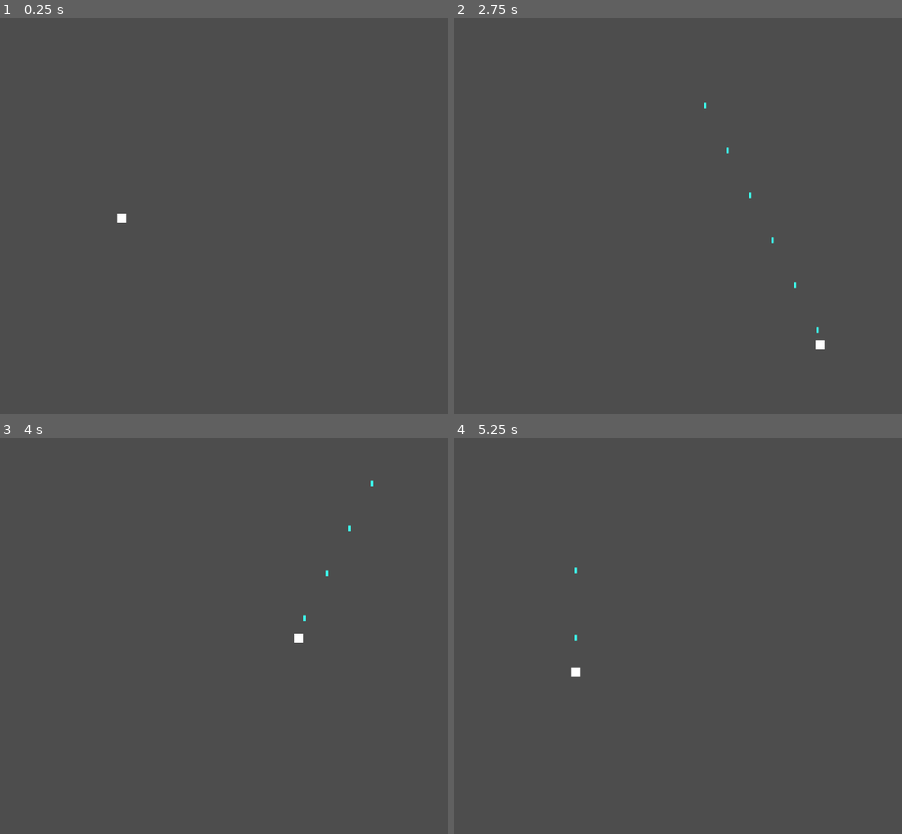
Above: before the commit, frames 1-4 (two rows, left to right).
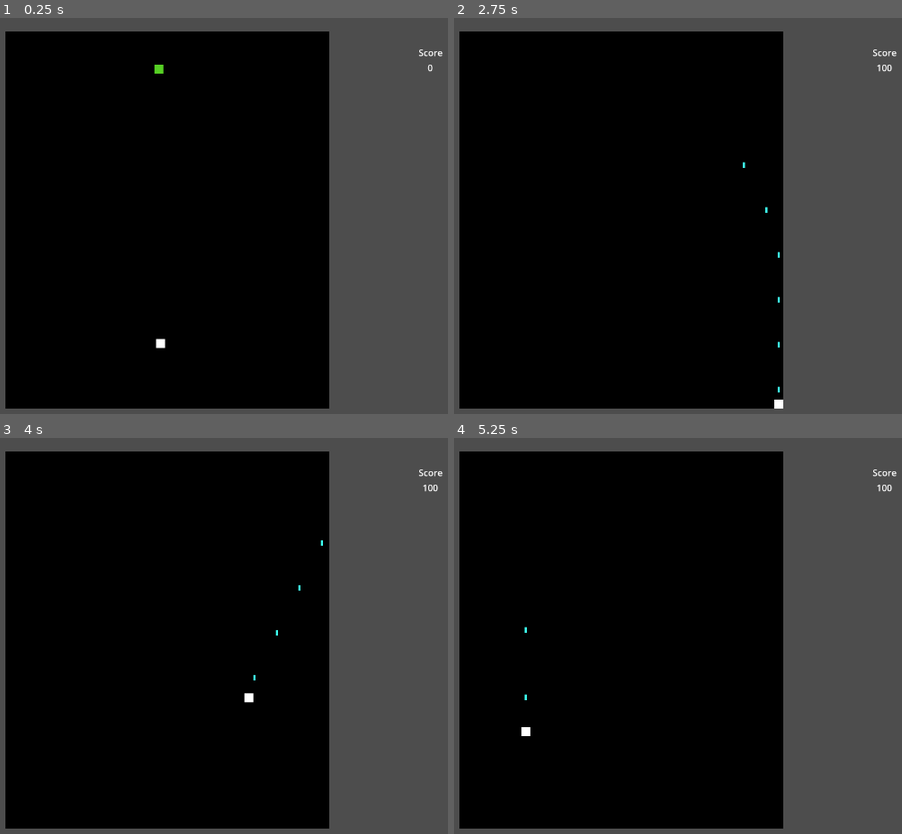
Above: after the commit, the same moments.

Repository: lukeledvina/Bullet-Hell-Godot
Game: Godot game, scene res://Scenes/level.tscn
The game is run twice, just before and just after one commit, with the same random seed, the same clock (stepped at 60 frames per second) and the same inputs.
Inputs:
- Up to frame 1 (0.25 s): no input
- Up to frame 2 (2.75 s): tap Enter at 0.5 s; hold D (right) 0.53-1.28 s; hold Space (shoot) 0.53-1.28 s; hold S (down) 1.28-2.03 s; tap Space (shoot) at 1.35 s; hold D (right) from 2.03 s (still down); hold Space (shoot) from 2.03 s (still down)
- Up to frame 3 (4 s): release D (right) at 2.78 s; release Space (shoot) at 2.78 s; hold W (up) 2.78-3.53 s; tap Space (shoot) at 2.85 s; hold A (left) from 3.53 s (still down); hold Space (shoot) from 3.53 s (still down)
- Up to frame 4 (5.25 s): release Space (shoot) at 4.28 s; tap Space (shoot) at 4.35 s; release A (left) at 5.03 s; hold S (down) from 5.03 s (still down); hold Space (shoot) from 5.03 s (still down)

The runs differ from the first frame. In frame 1, 69% of the frame differs, in the area x 1-99%, y 3-99%; in frame 2, 69%; in frame 3, 69%; in frame 4, 69%.

Commit message:
Added score functionality

Diff:
--- /dev/null
+++ b/Scenes/bug.tscn
@@ -0,0 +1,18 @@
+[gd_scene load_steps=5 format=3 uid="uid://bywmoiph4ia1d"]
+
+[ext_resource type="PackedScene" uid="uid://dqnbidegtwkg6" path="res://Scenes/enemy.tscn" id="1_qoa8x"]
+[ext_resource type="Script" path="res://Scripts/bug.gd" id="2_i7b4u"]
+[ext_resource type="Texture2D" uid="uid://b7dbljpgiixi7" path="res://Assets/white_square.png" id="3_32pgc"]
+
+[sub_resource type="RectangleShape2D" id="RectangleShape2D_tnopf"]
+size = Vector2(16, 16)
+
+[node name="Bug" instance=ExtResource("1_qoa8x")]
+script = ExtResource("2_i7b4u")
+
+[node name="CollisionShape2D" parent="." index="0"]
+shape = SubResource("RectangleShape2D_tnopf")
+
+[node name="Sprite2D" parent="." index="1"]
+modulate = Color(0.337255, 0.811765, 0.141176, 1)
+texture = ExtResource("3_32pgc")
--- /dev/null
+++ b/Scenes/enemy.tscn
@@ -0,0 +1,12 @@
+[gd_scene load_steps=2 format=3 uid="uid://dqnbidegtwkg6"]
+
+[ext_resource type="Script" path="res://Scripts/enemy.gd" id="1_hdm7d"]
+
+[node name="Enemy" type="CharacterBody2D"]
+collision_layer = 2
+collision_mask = 5
+script = ExtResource("1_hdm7d")
+
+[node name="CollisionShape2D" type="CollisionShape2D" parent="."]
+
+[node name="Sprite2D" type="Sprite2D" parent="."]
--- a/Scenes/globals.tscn
+++ b/Scenes/globals.tscn
@@ -1,6 +1,6 @@
 [gd_scene load_steps=2 format=3 uid="uid://qeba4fld114t"]
 
-[ext_resource type="Script" path="res://Scripts/Globals.gd" id="1_xubbs"]
+[ext_resource type="Script" path="res://Scripts/globals.gd" id="1_xubbs"]
 
 [node name="Globals" type="Node"]
 script = ExtResource("1_xubbs")
--- a/Scenes/level.tscn
+++ b/Scenes/level.tscn
@@ -1,12 +1,81 @@
-[gd_scene load_steps=3 format=3 uid="uid://c8vvfgh8cy6vt"]
+[gd_scene load_steps=6 format=3 uid="uid://c8vvfgh8cy6vt"]
 
 [ext_resource type="Script" path="res://Scripts/level.gd" id="1_7nvdc"]
 [ext_resource type="PackedScene" uid="uid://cyu1ngdgeis8b" path="res://Scenes/player.tscn" id="1_lemwu"]
+[ext_resource type="PackedScene" uid="uid://bywmoiph4ia1d" path="res://Scenes/bug.tscn" id="3_ks7e4"]
+[ext_resource type="Texture2D" uid="uid://b7dbljpgiixi7" path="res://Assets/white_square.png" id="3_vrfrt"]
+
+[sub_resource type="RectangleShape2D" id="RectangleShape2D_btfw6"]
+size = Vector2(19.875, 674.359)
 
 [node name="Level" type="Node2D"]
 script = ExtResource("1_7nvdc")
 
-[node name="Player" parent="." instance=ExtResource("1_lemwu")]
-position = Vector2(559, 357)
+[node name="Boundaries" type="StaticBody2D" parent="."]
+collision_layer = 16
+
+[node name="CollisionShape2D" type="CollisionShape2D" parent="Boundaries"]
+position = Vector2(342, 360)
+shape = SubResource("RectangleShape2D_btfw6")
+
+[node name="CollisionShape2D2" type="CollisionShape2D" parent="Boundaries"]
+position = Vector2(937.75, 359.453)
+shape = SubResource("RectangleShape2D_btfw6")
+
+[node name="CollisionShape2D3" type="CollisionShape2D" parent="Boundaries"]
+position = Vector2(657, 706)
+rotation = 1.5708
+shape = SubResource("RectangleShape2D_btfw6")
+
+[node name="CollisionShape2D4" type="CollisionShape2D" parent="Boundaries"]
+position = Vector2(635, 14)
+rotation = 1.5708
+shape = SubResource("RectangleShape2D_btfw6")
+
+[node name="Enemies" type="Node" parent="."]
+
+[node name="Bug" parent="Enemies" instance=ExtResource("3_ks7e4")]
+position = Vector2(625, 91)
 
 [node name="PlayerProjectiles" type="Node" parent="."]
+
+[node name="PlayableBackground" type="Sprite2D" parent="."]
+modulate = Color(0, 0, 0, 1)
+position = Vector2(640, 360)
+scale = Vector2(36, 42)
+texture = ExtResource("3_vrfrt")
+
+[node name="Player" parent="." instance=ExtResource("1_lemwu")]
+position = Vector2(628, 580)
+
+[node name="EnemyProjectiles" type="Node" parent="."]
+
+[node name="UserInterface" type="CanvasLayer" parent="."]
+
+[node name="MarginContainer" type="MarginContainer" parent="UserInterface"]
+anchors_preset = 15
+anchor_right = 1.0
+anchor_bottom = 1.0
+grow_horizontal = 2
+grow_vertical = 2
+theme_override_constants/margin_left = 30
+theme_override_constants/margin_top = 50
+theme_override_constants/margin_right = 150
+theme_override_constants/margin_bottom = 30
+
+[node name="VBoxContainer" type="VBoxContainer" parent="UserInterface/MarginContainer"]
+layout_mode = 2
+size_flags_horizontal = 8
+size_flags_vertical = 0
+
+[node name="ScoreLabel" type="Label" parent="UserInterface/MarginContainer/VBoxContainer"]
+layout_mode = 2
+size_flags_horizontal = 8
+size_flags_vertical = 0
+text = "Score
+"
+
+[node name="ScoreNumber" type="Label" parent="UserInterface/MarginContainer/VBoxContainer"]
+layout_mode = 2
+size_flags_horizontal = 4
+text = "0"
--- /dev/null
+++ b/Scenes/main_menu.tscn
@@ -0,0 +1,9 @@
+[gd_scene format=3 uid="uid://drgyujkokiotj"]
+
+[node name="MainMenu" type="Control"]
+layout_mode = 3
+anchors_preset = 15
+anchor_right = 1.0
+anchor_bottom = 1.0
+grow_horizontal = 2
+grow_vertical = 2
--- a/Scenes/player.tscn
+++ b/Scenes/player.tscn
@@ -7,7 +7,7 @@
 size = Vector2(16, 16)
 
 [node name="Player" type="CharacterBody2D"]
-collision_mask = 14
+collision_mask = 30
 script = ExtResource("1_c73yg")
 
 [node name="CollisionShape2D" type="CollisionShape2D" parent="."]
--- a/Scenes/projectile.tscn
+++ b/Scenes/player_projectile.tscn
@@ -1,15 +1,15 @@
 [gd_scene load_steps=4 format=3 uid="uid://dk5v83apn4q3o"]
 
-[ext_resource type="Texture2D" uid="uid://b7dbljpgiixi7" path="res://Assets/white_square.png" id="1_0sb2y"]
-[ext_resource type="Script" path="res://Scripts/projectile.gd" id="1_dqfah"]
+[ext_resource type="Script" path="res://Scripts/projectile.gd" id="1_nj34c"]
+[ext_resource type="Texture2D" uid="uid://b7dbljpgiixi7" path="res://Assets/white_square.png" id="2_pdr8q"]
 
 [sub_resource type="RectangleShape2D" id="RectangleShape2D_tg8nb"]
 size = Vector2(4, 10)
 
-[node name="Projectile" type="Area2D"]
+[node name="PlayerProjectile" type="Area2D"]
 collision_layer = 4
-collision_mask = 2
-script = ExtResource("1_dqfah")
+collision_mask = 18
+script = ExtResource("1_nj34c")
 
 [node name="CollisionShape2D" type="CollisionShape2D" parent="."]
 shape = SubResource("RectangleShape2D_tg8nb")
@@ -17,4 +17,6 @@
 [node name="Sprite2D" type="Sprite2D" parent="."]
 modulate = Color(0.239216, 1, 0.941176, 1)
 scale = Vector2(0.25, 0.625)
-texture = ExtResource("1_0sb2y")
+texture = ExtResource("2_pdr8q")
+
+[connection signal="body_entered" from="." to="." method="_on_body_entered"]
--- a/Scripts/Globals.gd
+++ b/Scripts/Globals.gd
@@ -1,3 +1,5 @@
 extends Node
 
 var player_health: int = 5
+var player_damage: int = 1
+var score: int = 0
--- /dev/null
+++ b/Scripts/bug.gd
@@ -0,0 +1 @@
+extends Enemy
--- /dev/null
+++ b/Scripts/enemy.gd
@@ -0,0 +1,13 @@
+extends CharacterBody2D
+class_name Enemy
+
+signal enemy_killed(score_value)
+var score_value: int = 100
+
+var health: int = 1:
+	set(value):
+		if value <= 0:
+			emit_signal("enemy_killed", score_value)
+			queue_free()
+		else:
+			health = value
--- a/Scripts/level.gd
+++ b/Scripts/level.gd
@@ -1,14 +1,21 @@
 extends Node2D
 
-var projectile_scene: PackedScene = preload("res://Scenes/projectile.tscn")
+var projectile_scene: PackedScene = preload("res://Scenes/player_projectile.tscn")
 var projectile_offset: Vector2 = Vector2(0, -16)
 @onready var player_projectile_container: Node = $PlayerProjectiles
 
 func _ready():
 	$Player.connect("shot", _on_player_shooting)
 
+	for enemy in $Enemies.get_children():
+		enemy.connect("enemy_killed", _on_enemy_killed)
+
 
 func _on_player_shooting(player_pos):
 		var projectile = projectile_scene.instantiate()
 		player_projectile_container.add_child(projectile)
 		projectile.global_position = player_pos + projectile_offset
+
+func _on_enemy_killed(score_value):
+	Globals.score += score_value
+	$UserInterface/MarginContainer/VBoxContainer/ScoreNumber.text = str(Globals.score)
--- a/Scripts/projectile.gd
+++ b/Scripts/projectile.gd
@@ -1,6 +1,15 @@
 extends Area2D
 
 var speed: int = 600
+var enemy_layer: int = 2
+var boundary_layer: int = 16
 
 func _physics_process(delta):
 	global_position.y += -1 * speed * delta
+
+
+func _on_body_entered(body):
+	if body.collision_layer == enemy_layer:
+		body.health -= Globals.player_damage
+
+	queue_free()
--- a/project.godot
+++ b/project.godot
@@ -56,6 +56,7 @@
 "events": [Object(InputEventKey,"resource_local_to_scene":false,"resource_name":"","device":-1,"window_id":0,"alt_pressed":false,"shift_pressed":false,"ctrl_pressed":false,"meta_pressed":false,"pressed":false,"keycode":0,"physical_keycode":32,"key_label":0,"unicode":32,"echo":false,"script":null)
 , Object(InputEventMouseButton,"resource_local_to_scene":false,"resource_name":"","device":-1,"window_id":0,"alt_presse …(248 unchanged characters)…
 , Object(InputEventKey,"resource_local_to_scene":false,"resource_name":"","device":-1,"window_id":0,"alt_pressed":false,"shift_pressed":false,"ctrl_pressed":false,"meta_pressed":false,"pressed":false,"keycode":0,"physical_keycode":90,"key_label":0,"unicode":122,"echo":false,"script":null)
+, Object(InputEventKey,"resource_local_to_scene":false,"resource_name":"","device":-1,"window_id":0,"alt_pressed":false,"shift_pressed":false,"ctrl_pressed":false,"meta_pressed":false,"pressed":false,"keycode":0,"physical_keycode":85,"key_label":0,"unicode":117,"echo":false,"script":null)
 ]
 }
 
@@ -65,7 +66,9 @@
 2d_physics/layer_2="Enemies"
 2d_physics/layer_3="Projectiles"
 2d_physics/layer_4="Pickups"
+2d_physics/layer_5="Boundaries"
 
 [rendering]
 
+textures/canvas_textures/default_texture_filter=0
 renderer/rendering_method="mobile"
